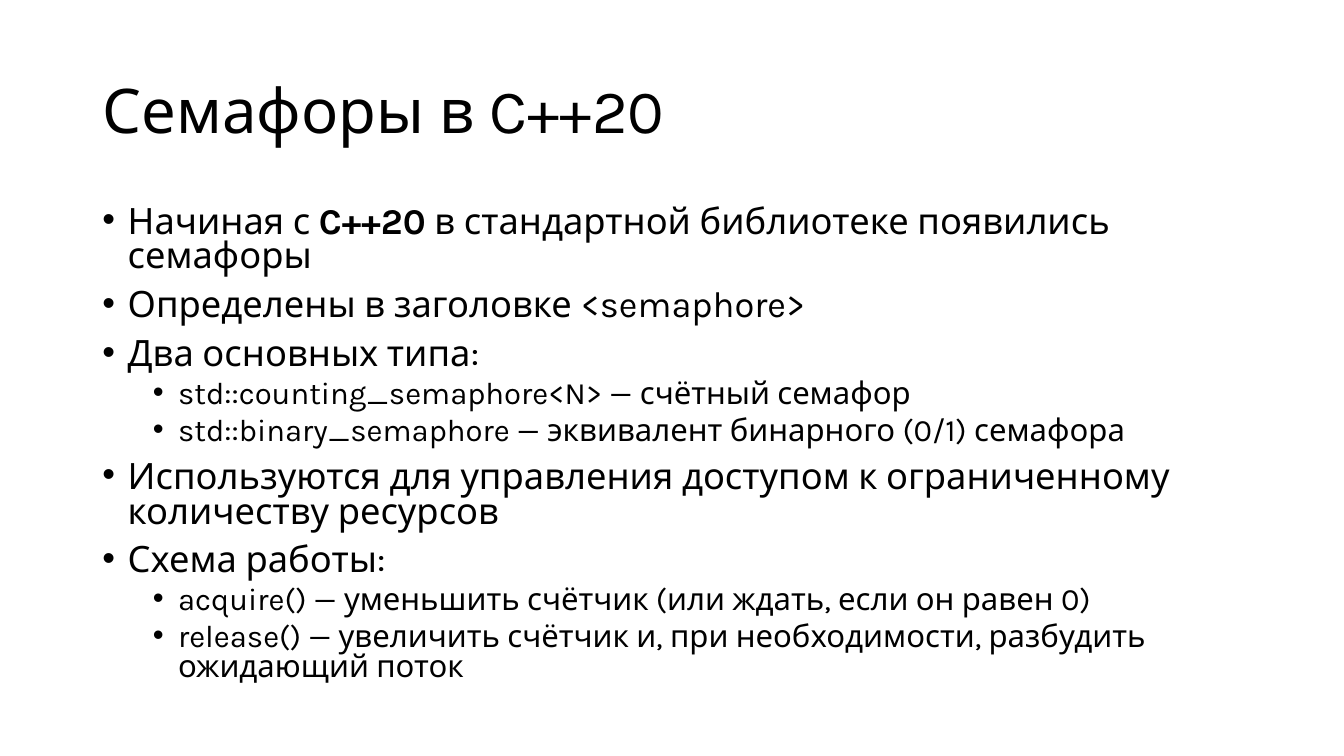
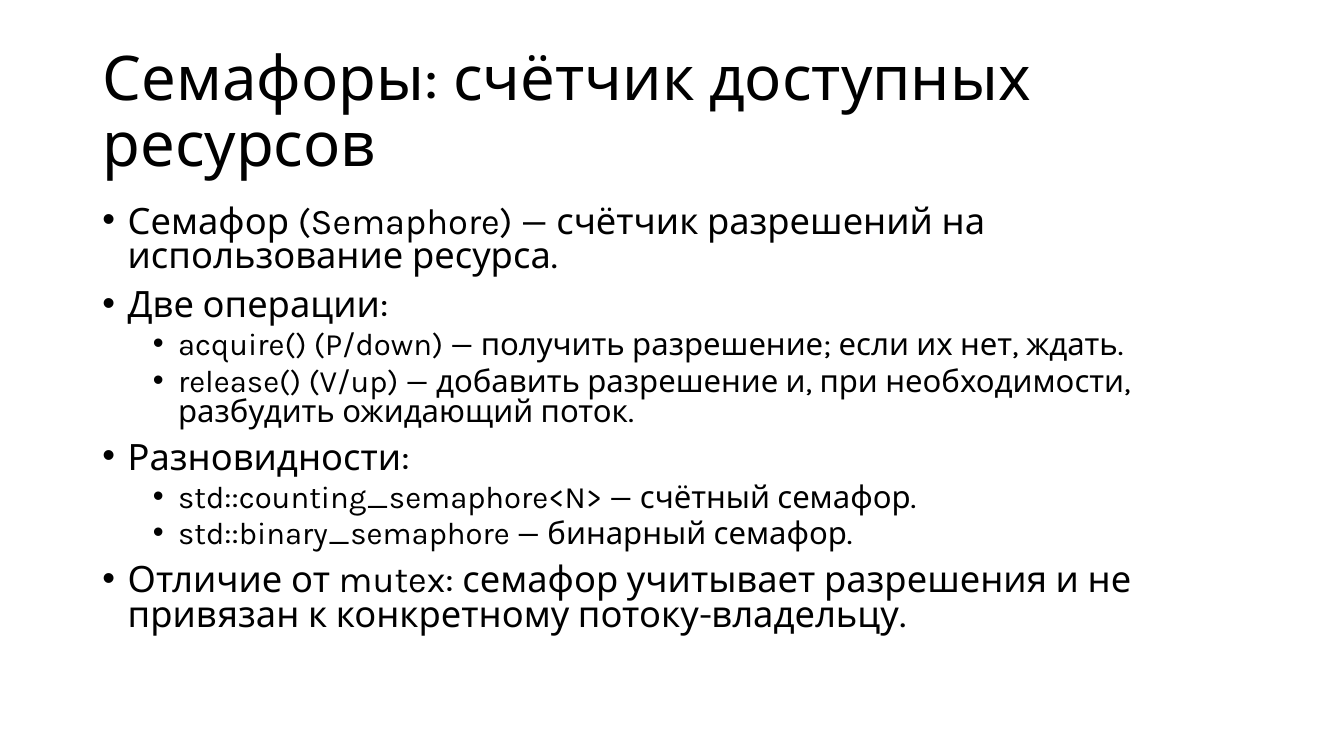
Before and after one commit to alexey-malov/os-course, a slide deck: slide 34 of lectures/05/Синхронизация и межпроцессная коммуникация.pptx (slide 73 before the commit). Drawn at 1344x756 pixels with LibreOffice and Linux fonts; fonts in the diff are those of the drawing. Boxes give left, top, right and bottom in pixels: in the first picture for what was removed or moved away, otherwise in the second. Text is boxed around its words. In the diff, an @@ line names an element or a change of style, - is before the commit and + after.

```diff
--- a/lectures/05/Синхронизация и межпроцессная коммуникация.pptx
+++ b/lectures/05/Синхронизация и межпроцессная коммуникация.pptx
@@ title at (102,53,1031,181): text changed @@
-Семафоры в C++20
+Семафоры: счётчик доступных ресурсов
@@ text at (128,206,1132,636): text changed @@
-• Начиная с C++20 в стандартной библиотеке появились семафоры
-• Определены в заголовке <semaphore>
-• Два основных типа:
-  • std::counting_semaphore<N> — счётный семафор
-  • std::binary_semaphore — эквивалент бинарного (0/1) семафора
-• Используются для управления доступом к ограниченному количеству ресурсов
-• Схема работы:
-  • acquire() — уменьшить счётчик (или ждать, если он равен 0)
-  • release() — увеличить счётчик и, при необходимости, разбудить ожидающий поток
+• Семафор (Semaphore) — счётчик разрешений на использование ресурса.
+• Две операции:
+  • acquire() (P/down) — получить разрешение; если их нет, ждать.
+  • release() (V/up) — добавить разрешение и, при необходимости, разбудить ожидающий поток.
+• Разновидности:
+  • std::counting_semaphore<N> — счётный семафор.
+  • std::binary_semaphore — бинарный семафор.
+• Отличие от mutex: семафор учитывает разрешения и не привязан к конкретному потоку-владельцу.
```
Also in this commit, not shown: 10 other slides changed, 68 slides added, 148 slides removed, 1 other file.
